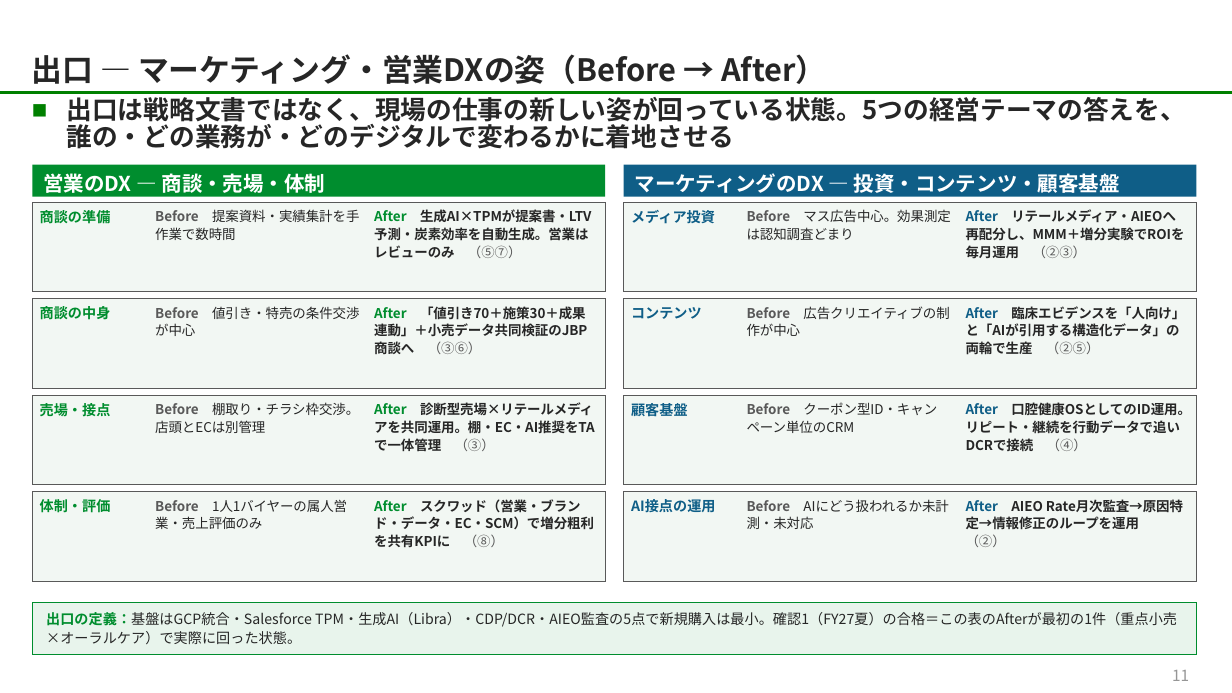
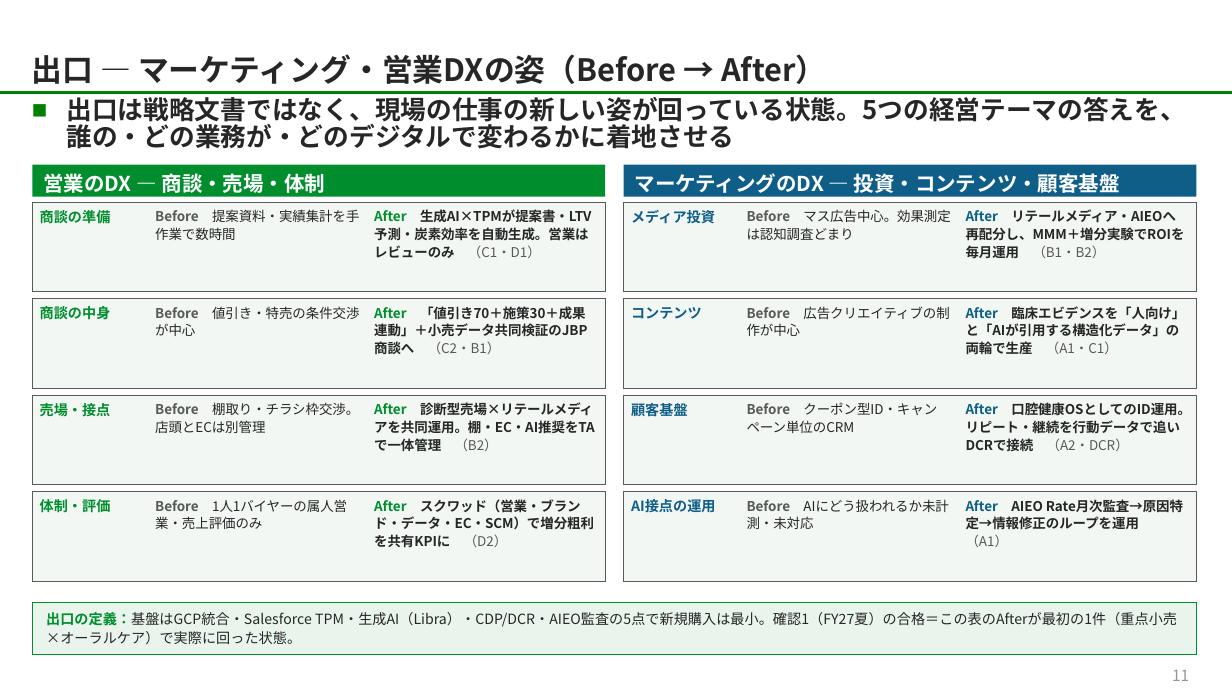
Before and after one commit to tk-tus2-cloud/free_creative, a slide deck: slide 11 of docs/lion-strategy/LION_営業マーケDX戦略_統合版_V2.0_2.pptx. Drawn at 1232x693 pixels with LibreOffice and Linux fonts; fonts in the diff are those of the drawing; background and template pictures are left out. Boxes give left, top, right and bottom in pixels: in the first picture for what was removed or moved away, otherwise in the second. Text is boxed around its words. In the diff, an @@ line names an element or a change of style, - is before the commit and + after.

```diff
--- a/docs/lion-strategy/LION_営業マーケDX戦略_統合版_V2.0_2.pptx
+++ b/docs/lion-strategy/LION_営業マーケDX戦略_統合版_V2.0_2.pptx
@@ text at (374, 209, 592, 258): text changed @@
-After 生成AI×TPMが提案書・LTV予測・炭素効率を自動生成。営業はレビューのみ （⑤⑦）
+After 生成AI×TPMが提案書・LTV予測・炭素効率を自動生成。営業はレビューのみ （C1・D1）
@@ text at (966, 209, 1185, 258): text changed @@
-After リテールメディア・AIEOへ再配分し、MMM＋増分実験でROIを毎月運用 （②③）
+After リテールメディア・AIEOへ再配分し、MMM＋増分実験でROIを毎月運用 （B1・B2）
@@ text at (374, 306, 587, 354): text changed @@
-After 「値引き70＋施策30＋成果連動」＋小売データ共同検証のJBP商談へ （③⑥）
+After 「値引き70＋施策30＋成果連動」＋小売データ共同検証のJBP商談へ （C2・B1）
@@ text at (966, 306, 1185, 355): text changed @@
-After 臨床エビデンスを「人向け」と「AIが引用する構造化データ」の両輪で生産 （②⑤）
+After 臨床エビデンスを「人向け」と「AIが引用する構造化データ」の両輪で生産 （A1・C1）
@@ text at (374, 402, 595, 451): text changed @@
-After 診断型売場×リテールメディアを共同運用。棚・EC・AI推奨をTAで一体管理 （③）
+After 診断型売場×リテールメディアを共同運用。棚・EC・AI推奨をTAで一体管理 （B2）
@@ text at (966, 402, 1191, 452): text changed @@
-After 口腔健康OSとしてのID運用。リピート・継続を行動データで追いDCRで接続 （④）
+After 口腔健康OSとしてのID運用。リピート・継続を行動データで追いDCRで接続 （A2・DCR）
@@ text at (374, 499, 594, 548): text changed @@
-After スクワッド（営業・ブランド・データ・EC・SCM）で増分粗利を共有KPIに （⑧）
+After スクワッド（営業・ブランド・データ・EC・SCM）で増分粗利を共有KPIに （D2）
@@ text at (966, 499, 1183, 547): text changed @@
-After AIEO Rate月次監査→原因特定→情報修正のループを運用 （②）
+After AIEO Rate月次監査→原因特定→情報修正のループを運用 （A1）
```
Also in this commit, not shown: 1 other slide changed, 1 slide added, 1 slide removed.
